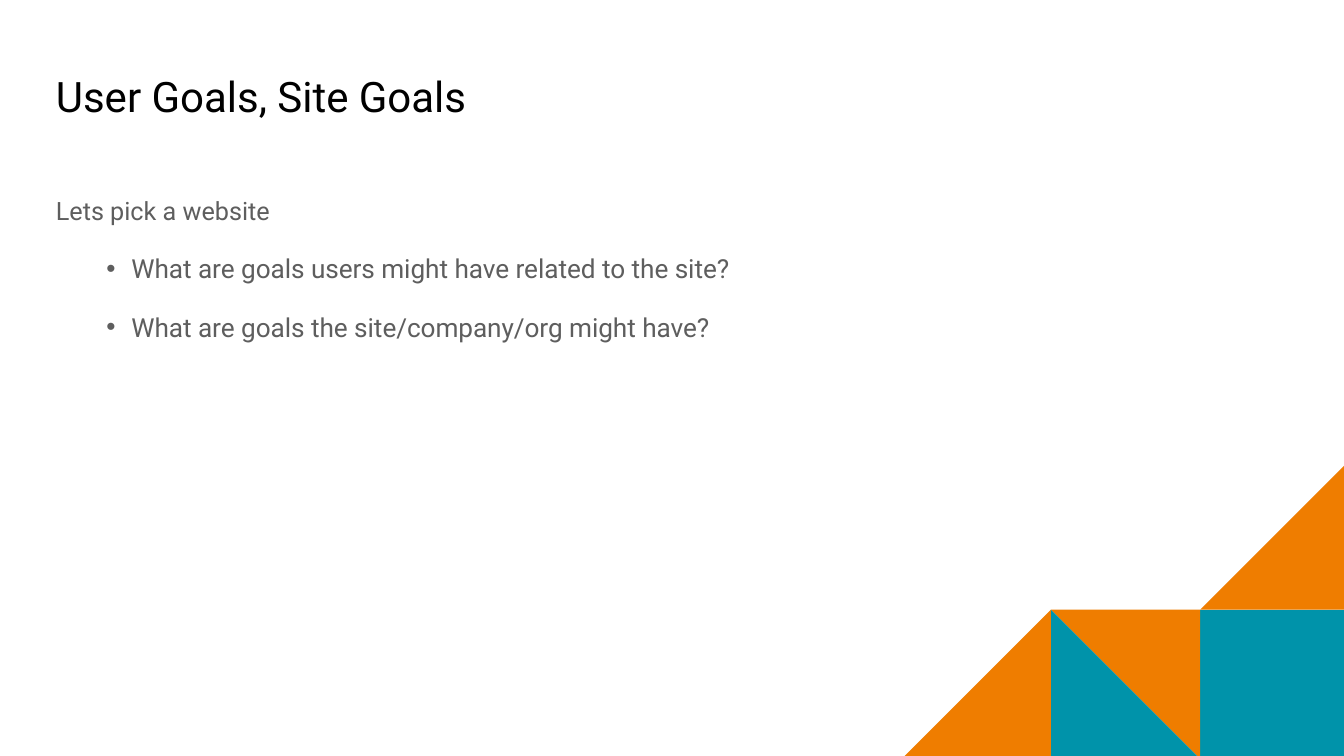
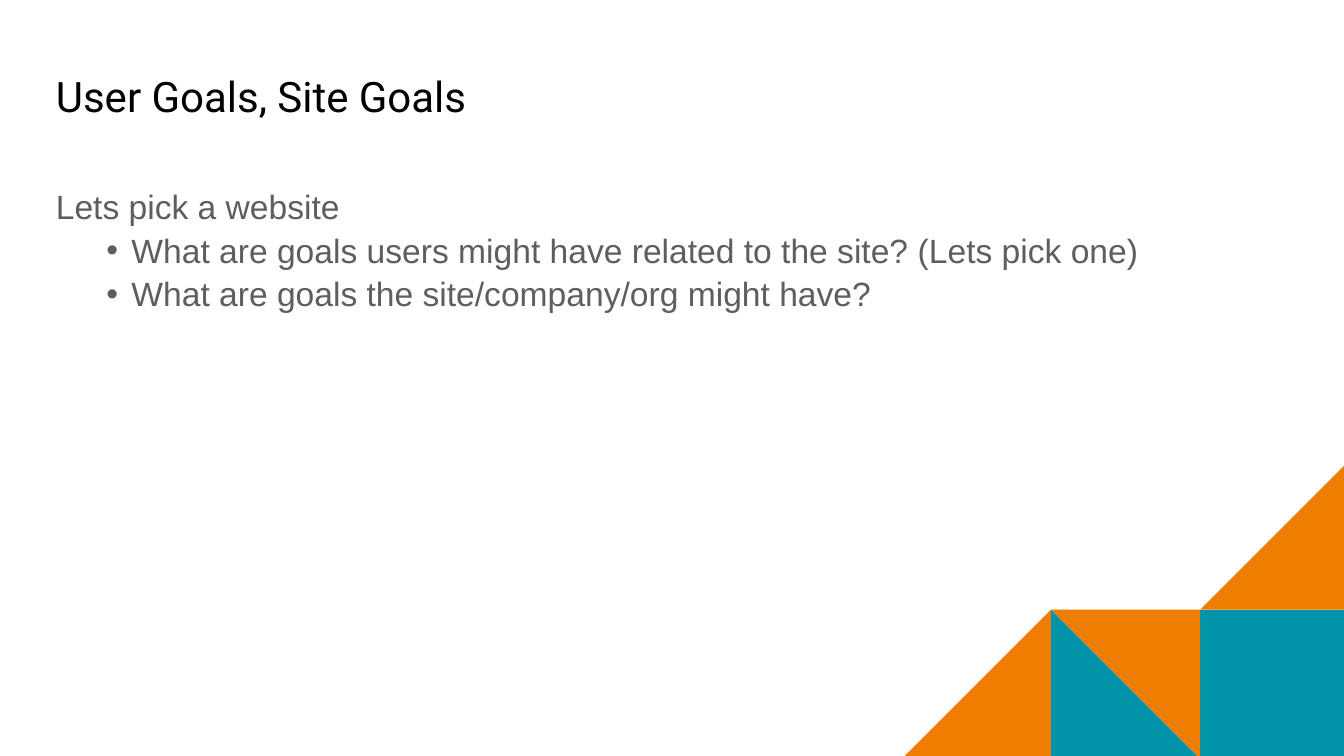
Before and after one commit to mr-eggleton/web-lit-core, a slide deck: slide 13 of final ppt/06-design-on-the-web.pptx. Drawn at 1344x756 pixels with LibreOffice and Linux fonts; fonts in the diff are those of the drawing; background and template pictures are left out. Boxes give left, top, right and bottom in pixels: in the first picture for what was removed or moved away, otherwise in the second. Text is boxed around its words. In the diff, an @@ line names an element or a change of style, - is before the commit and + after.

```diff
--- a/final ppt/06-design-on-the-web.pptx
+++ b/final ppt/06-design-on-the-web.pptx
@@ text at (56,194,871,313): size 18 to 24 pt in "Lets pick a website"; font Roboto to Arial in "Lets pick a website", "What are goals the site/company/org might have?"; size 18.7 to 24 pt in "What are goals the site/company/org might have?"; line spacing 1.15 to 0.9; less space between paragraphs @@
@@ text at (131,238,1138,270): text changed; size 18.7 to 24 pt; font Roboto to Arial @@
-  • What are goals users might have related to the site?
+  • What are goals users might have related to the site? (Lets pick one)
```
Also in this commit, not shown: 9 other slides changed, 12 other files.
